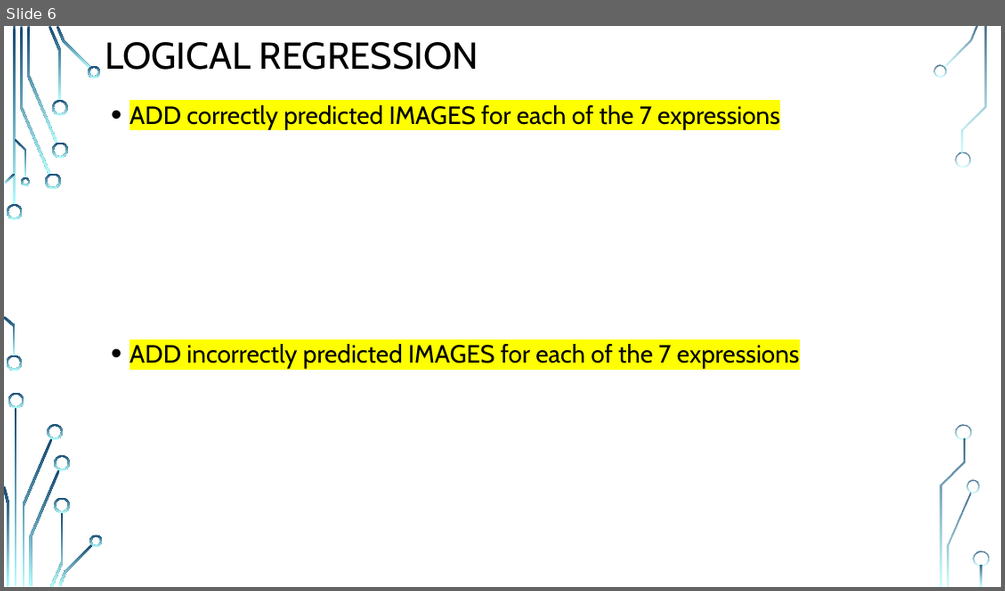
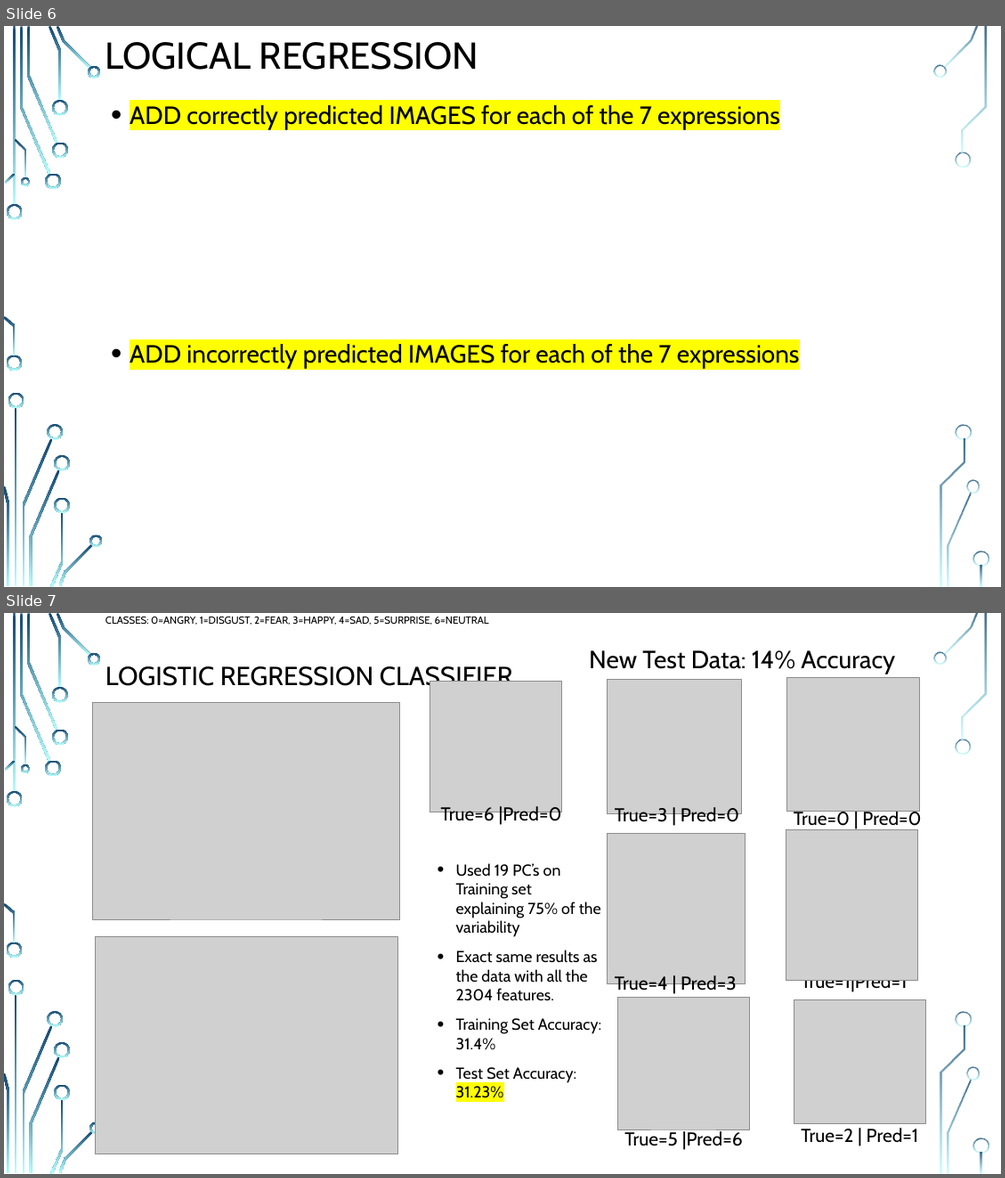
Before and after one commit to MR-KHILADI/Facial-Expression-Recognition, a slide deck: Final Project Draft.pptx. Shown one above the other, each under a label of ours: slide 6 before the commit, slides 6 and 7 after it. The pictures are 1005x591 and 1005x1178 pixels, drawn with LibreOffice and Linux fonts; fonts in the diff are those of the drawing; grey boxes stand for pictures; background and template pictures are left out. Boxes give left, top, right and bottom in pixels: in the first picture for what was removed or moved away, otherwise in the second. Text is boxed around its words. In the diff, an @@ line names an element or a change of style, - is before the commit and + after.

```diff
--- a/Final Project Draft.pptx
+++ b/Final Project Draft.pptx
@@ slide 7 added at bbox=[4, 613, 1001, 1174], background picture (left out); not listed: 36 template elements that a slide beside it also shows @@
@@ title added at bbox=[105, 616, 513, 691], 9.9 pt, text #000000 @@
+CLASSES: 0=ANGRY, 1=DISGUST, 2=FEAR, 3=HAPPY, 4=SAD, 5=SURPRISE, 6=NEUTRAL
+LOGISTIC REGRESSION CLASSIFIER
@@ text added at bbox=[589, 650, 895, 674], 24 pt, text #000000 @@
+New Test Data: 14% Accuracy
@@ picture added at bbox=[429, 681, 561, 812] @@
@@ picture added at bbox=[607, 680, 742, 813] @@
@@ picture added at bbox=[787, 677, 919, 811] @@
@@ picture added at bbox=[92, 703, 399, 919] @@
@@ text added at bbox=[441, 804, 562, 826], 18 pt, text #000000 @@
+True=6 |Pred=0
@@ text added at bbox=[615, 807, 739, 827], 18 pt, text #000000 @@
+True=3 | Pred=0
@@ text added at bbox=[793, 810, 921, 831], 18 pt, text #000000 @@
+True=0 | Pred=0
@@ picture added at bbox=[607, 834, 745, 984] @@
@@ picture added at bbox=[786, 830, 918, 981] @@
@@ text added at bbox=[456, 863, 601, 1083], 15.3 pt, text #000000 @@
+• Used 19 PC’s on Training set explaining 75% of the variability
+• Exact same results as the data with all the 2304 features.
+• Training Set Accuracy: 31.4%
+• Test Set Accuracy: 31.23%
@@ picture added at bbox=[96, 937, 398, 1153] @@
@@ text added at bbox=[615, 975, 736, 995], 18 pt, text #000000 @@
+True=4 | Pred=3
@@ text added at bbox=[801, 980, 906, 993], 18 pt, text #000000 @@
+True=1|Pred=1
@@ picture added at bbox=[617, 997, 750, 1129] @@
@@ picture added at bbox=[793, 999, 926, 1123] @@
@@ text added at bbox=[624, 1129, 743, 1150], 18 pt, text #000000 @@
+True=5 |Pred=6
@@ text added at bbox=[801, 1127, 919, 1143], 18 pt, text #000000 @@
+True=2 | Pred=1
```
Also in this commit, not shown: 1 slide changed.
